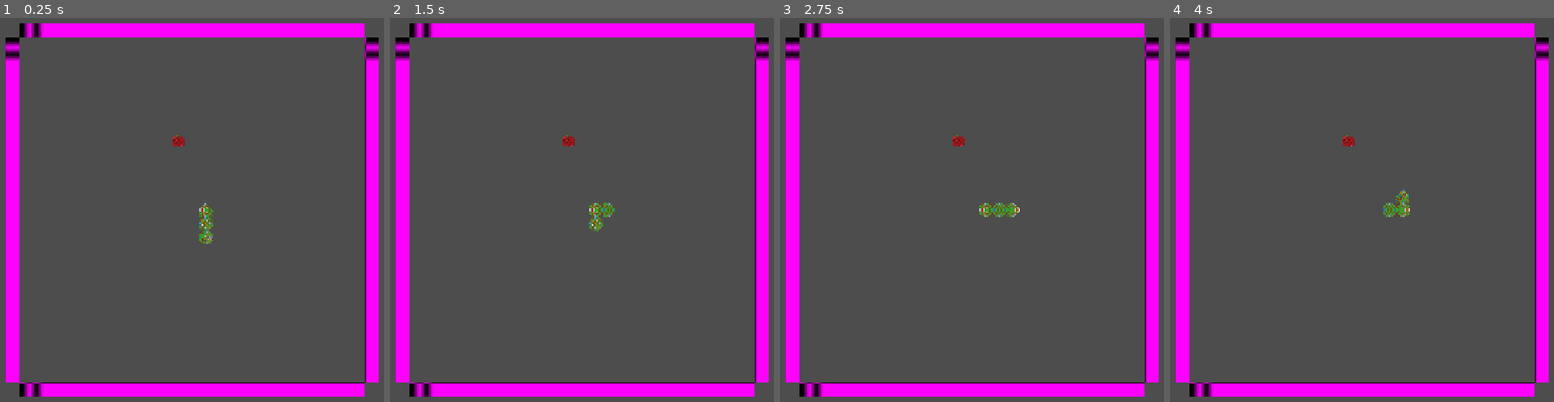
Above: before the commit, frames 1-4 (left to right).
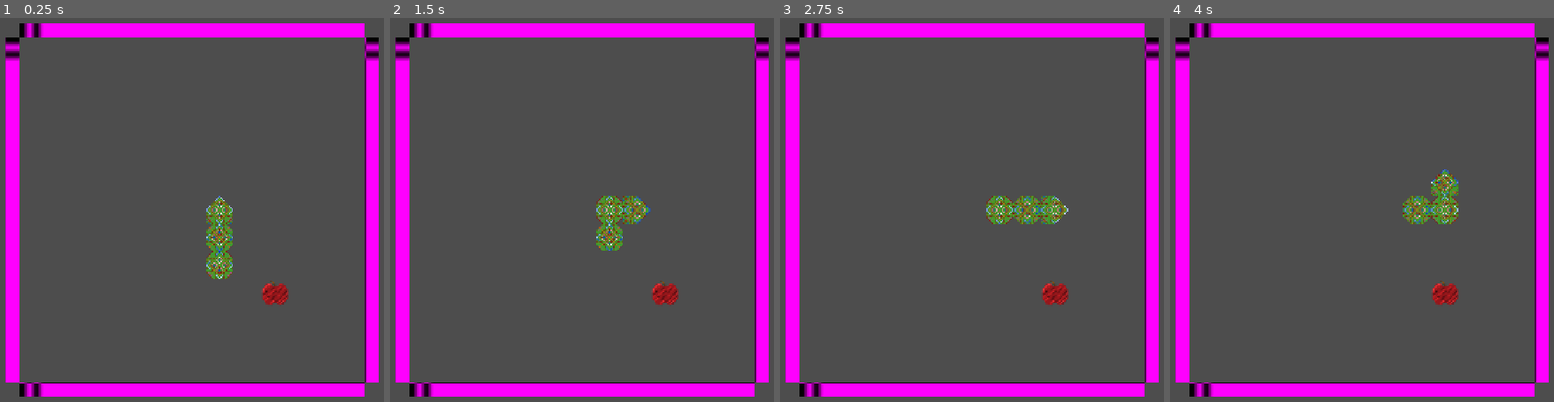
Above: after the commit, the same moments.

Repository: Irresponsible-watermelon/Snakes
Game: Godot game, scene res://Scenes/Main.tscn
Same seed, same stepped clock (60 frames per second), same inputs: the game is played once before the commit and once after it.
Inputs:
- Up to frame 1 (0.25 s): no input
- Up to frame 2 (1.5 s): tap Enter at 0.5 s; hold D (Right) 0.53-1.28 s; hold S (Down) from 1.28 s (still down)
- Up to frame 3 (2.75 s): tap Space at 2 s; release S (Down) at 2.03 s; hold D (Right) from 2.03 s (still down)
- Up to frame 4 (4 s): tap Enter at 2.75 s; release D (Right) at 2.78 s; hold W (Up) 2.78-3.53 s; tap Space at 3.5 s; hold A (Left) from 3.53 s (still down)

The runs differ from the first frame. In frame 1, 1.8% of the frame differs, in the area x 44-76%, y 30-75%; in frame 2, 1.8%; in frame 3, 1.7%; in frame 4, 2.0%.

Commit message:
Added texture & sprite scaling

Diff:
--- a/Godot/Scenes/Main.tscn
+++ b/Godot/Scenes/Main.tscn
@@ -59,11 +59,12 @@
 [node name="Apple" parent="Food/Apple" index="0" unique_id=1243729888]
 visible = false
 
-[node name="AppleSpawner" type="Node" parent="Food" unique_id=316563984 node_paths=PackedStringArray("wall", "snake", "global")]
+[node name="AppleSpawner" type="Node" parent="Food" unique_id=316563984 node_paths=PackedStringArray("wall", "snake", "global", "app_spr")]
 script = ExtResource("5_pbw6q")
 wall = NodePath("../../Walls")
 food_scene = ExtResource("4_50glp")
 snake = NodePath("../../Snake")
 global = NodePath("../..")
+app_spr = NodePath("../Apple/Apple")
 
 [editable path="Food/Apple"]
--- a/Godot/Scripts/apple_spawner.gd
+++ b/Godot/Scripts/apple_spawner.gd
@@ -5,17 +5,20 @@
 @export var food_scene: PackedScene
 @export var snake: Snake
 @export var global: Main
+@export var app_spr: Sprite2D
 
 var apple_position: Vector2
 @onready var cell_size = global.cell_size
+@onready var tex_size = app_spr.texture.get_height()
+var scale_needed: int
 var apple: Node2D
 var food_needed: bool = true
 var spawn_count: int = 0
 
-
 # Called when the node enters the scene tree for the first time.
 func _ready():
 	if food_needed:
+		scale_needed = int(cell_size / tex_size)
 		spawn_food()
 		food_needed = false
 
@@ -25,6 +28,7 @@
 	while check_food_location(pos):
 		pos = generate_food_location()
 	add_child(apple)
+	apple.scale = Vector2(scale_needed, scale_needed)
 	apple_position = pos
 	apple.position = apple_position
 	apple.z_index = -1
--- a/Godot/Scripts/main.gd
+++ b/Godot/Scripts/main.gd
@@ -1,6 +1,6 @@
 extends Node2D
 
-var cell_size: int = 50
+var cell_size: int = 100
 var cells_across: int = 12
 var score: int = 0
 var survival_time = 0
--- a/Godot/Scripts/snake.gd
+++ b/Godot/Scripts/snake.gd
@@ -18,6 +18,8 @@
 var head: Sprite2D
 var grow_position: Vector2
 var apple_eaten = false
+var tex_size = body_texture.get_height()
+var scale_needed: int
 
 @onready var snake_parts:Node = $SnakeParts
 @onready var timer = $Timer
@@ -37,15 +39,16 @@
 
 # Called when the node enters the scene tree for the first time.
 func _ready():
+	scale_needed = int(body_segment_size / tex_size)
 	head = Sprite2D.new()
 	head.centered = true
-	head.scale = Vector2(1,1)
-	head.position = Vector2(50,50)
+	head.scale = Vector2(scale_needed,scale_needed)
+	head.position = Vector2((50 * scale_needed),(50 * scale_needed))
 	head.texture = head_up_texture
 	snake_parts.add_child(head)
 	body_parts.append(head)
-	snake_elongate(Vector2(50,100))
-	snake_elongate(Vector2(50,150))
+	snake_elongate(Vector2((50 * scale_needed),(100 * scale_needed)))
+	snake_elongate(Vector2(50 * scale_needed,150 * scale_needed))
 	timer.timeout.connect(on_timeout)
 	timer.wait_time = wait_time
 
@@ -139,7 +142,7 @@
 func snake_elongate(grow_position):
 	var part = Sprite2D.new()
 	part.centered = true
-	part.scale = Vector2 (1,1)
+	part.scale = Vector2 (scale_needed, scale_needed)
 	part.texture = body_texture
 	part.position = grow_position
 	snake_parts.add_child(part)
